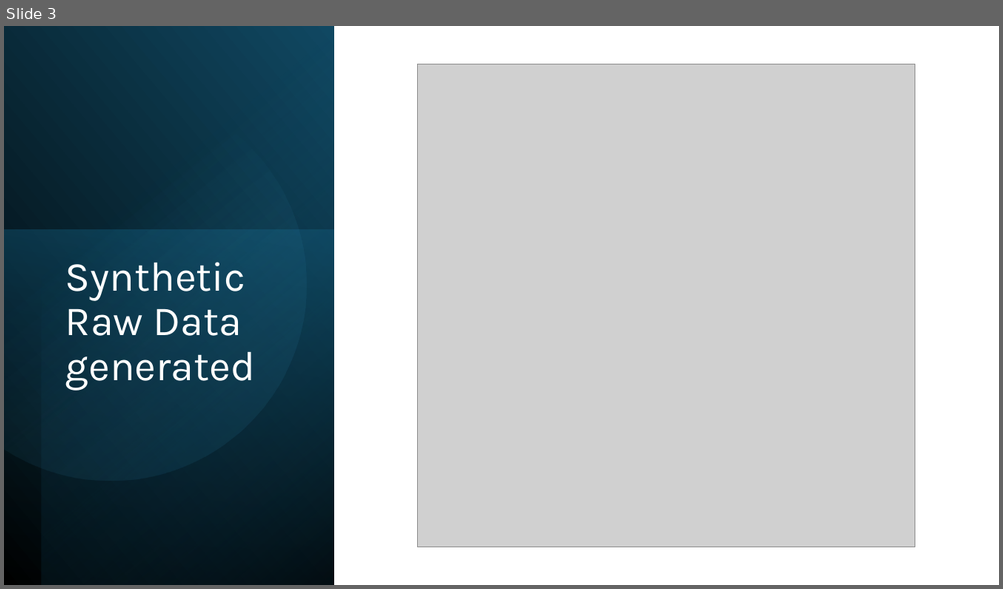
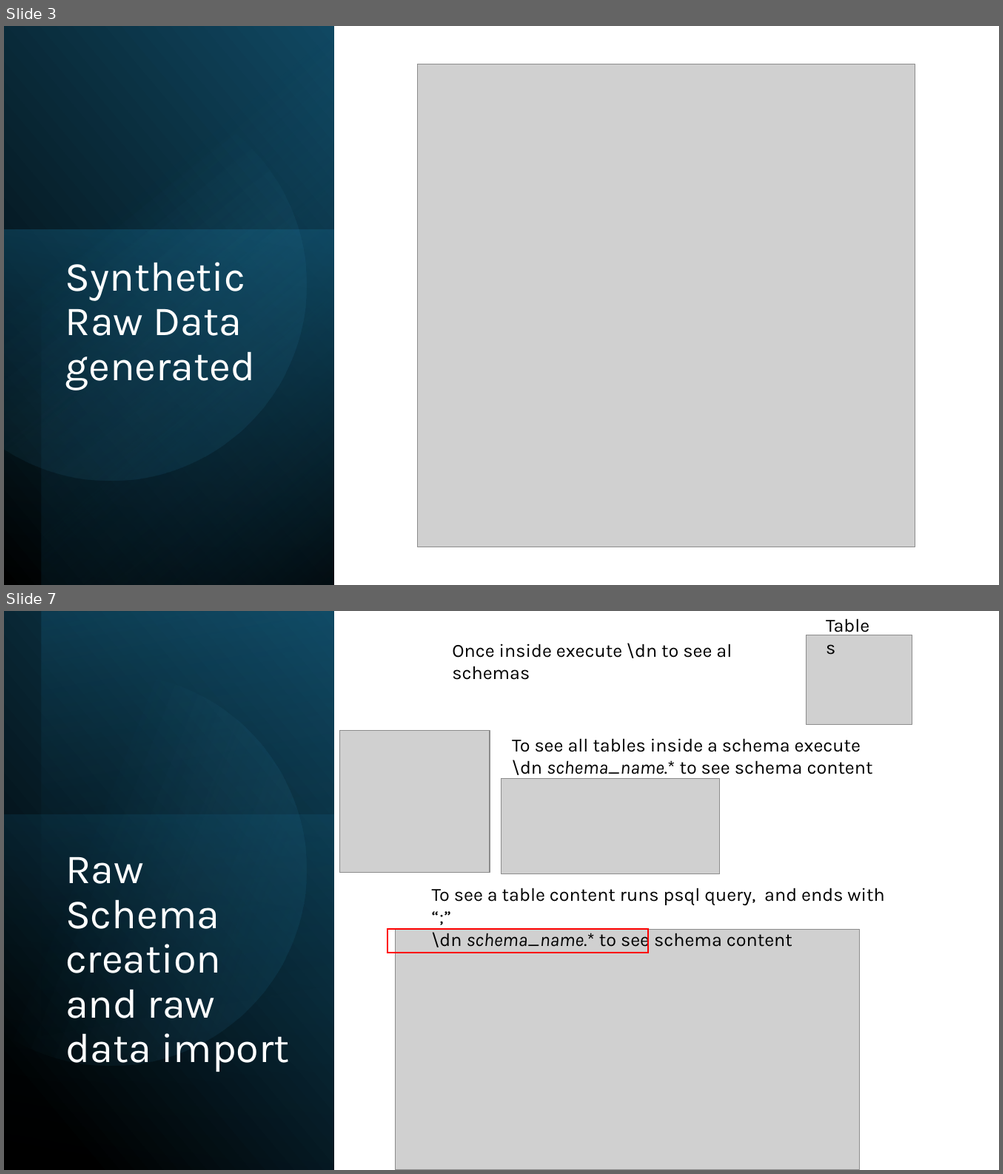
Before and after one commit to za250120548/ProyectoFinal_BigData, a slide deck: docs/EvidenceProjectoIntegradorFinal.pptx. Shown one above the other, each under a label of ours: slide 3 before the commit, slides 3 and 7 after it; the slides between them are not shown. The pictures are 1003x589 and 1003x1174 pixels, drawn with LibreOffice and Linux fonts; fonts in the diff are those of the drawing; grey boxes stand for pictures. Boxes give left, top, right and bottom in pixels: in the first picture for what was removed or moved away, otherwise in the second. Text is boxed around its words. In the diff, an @@ line names an element or a change of style, - is before the commit and + after.

```diff
--- a/docs/EvidenceProjectoIntegradorFinal.pptx
+++ b/docs/EvidenceProjectoIntegradorFinal.pptx
@@ slide 7 added at box(4, 611, 999, 1170), background #FFFFFF @@
@@ rectangle added at box(4, 611, 334, 1170), fill gradient #000000 to #104862 @@
@@ rectangle added at box(41, 612, 333, 1170), fill gradient #156082 to #000000 @@
@@ freeform shape added at box(4, 649, 342, 1101), fill gradient #46B1E1 to #104862 @@
@@ text added at box(452, 643, 731, 680), 18 pt, text #000000 @@
+Once inside execute \dn to see al schemas
@@ picture added at box(806, 635, 913, 724) @@
@@ picture added at box(339, 730, 489, 873) @@
@@ text added at box(512, 738, 873, 779), 18 pt, text #000000 @@
+To see all tables inside a schema execute
+\dn schema_name.* to see schema content
@@ text added at box(593, 738, 646, 752), 18 pt, text #000000 @@
+Tables
@@ picture added at box(502, 779, 720, 874) @@
@@ rectangle added at box(4, 815, 334, 1170), fill gradient #156082 to #0B3041 @@
@@ title added at box(65, 857, 290, 1072), 40 pt, text #FFFFFF @@
+Raw Schema creation and raw data import
@@ text added at box(432, 888, 884, 951), 18 pt, text #000000 @@
+To see a table content runs psql query, and ends with “;”
+\dn schema_name.* to see schema content
@@ rectangle added at box(387, 930, 648, 953), outline #FF0000 1.5 pt @@
@@ picture added at box(395, 930, 859, 1170) @@
```
Also in this commit, not shown: 6 slides changed, 3 other files.
